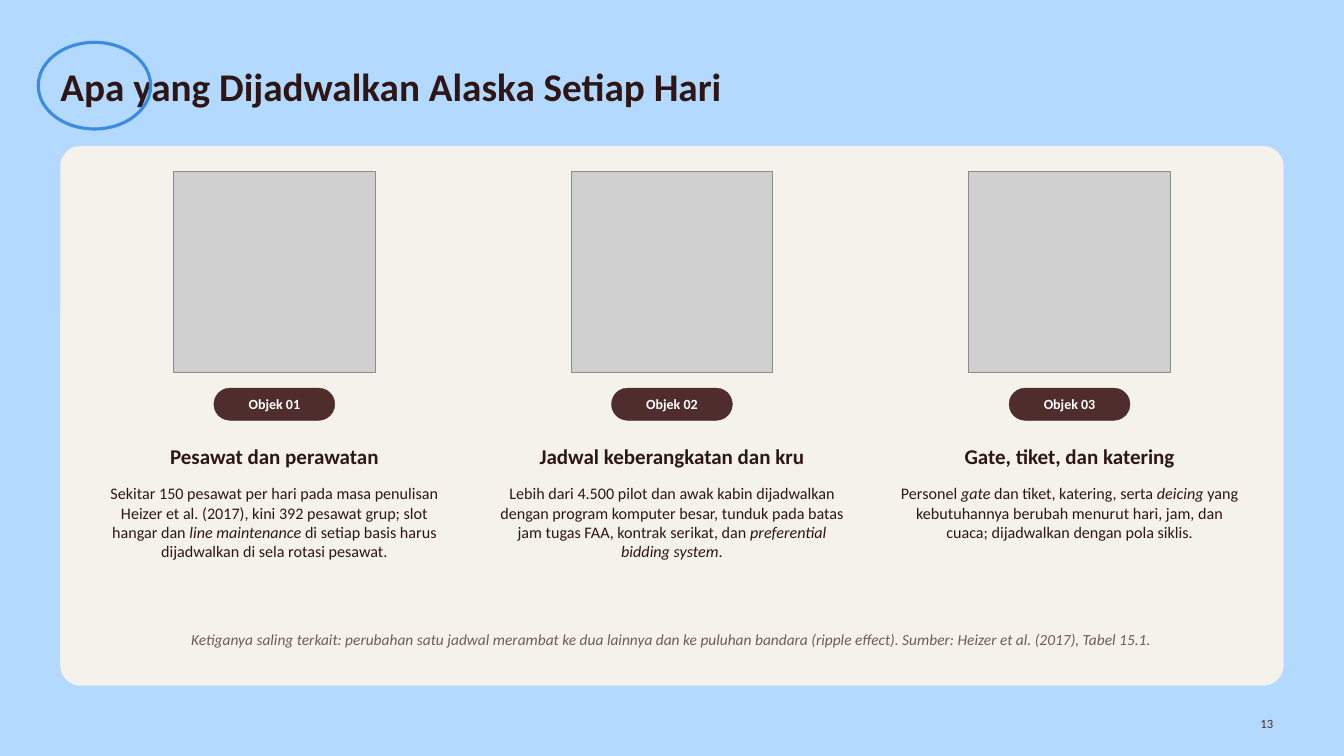
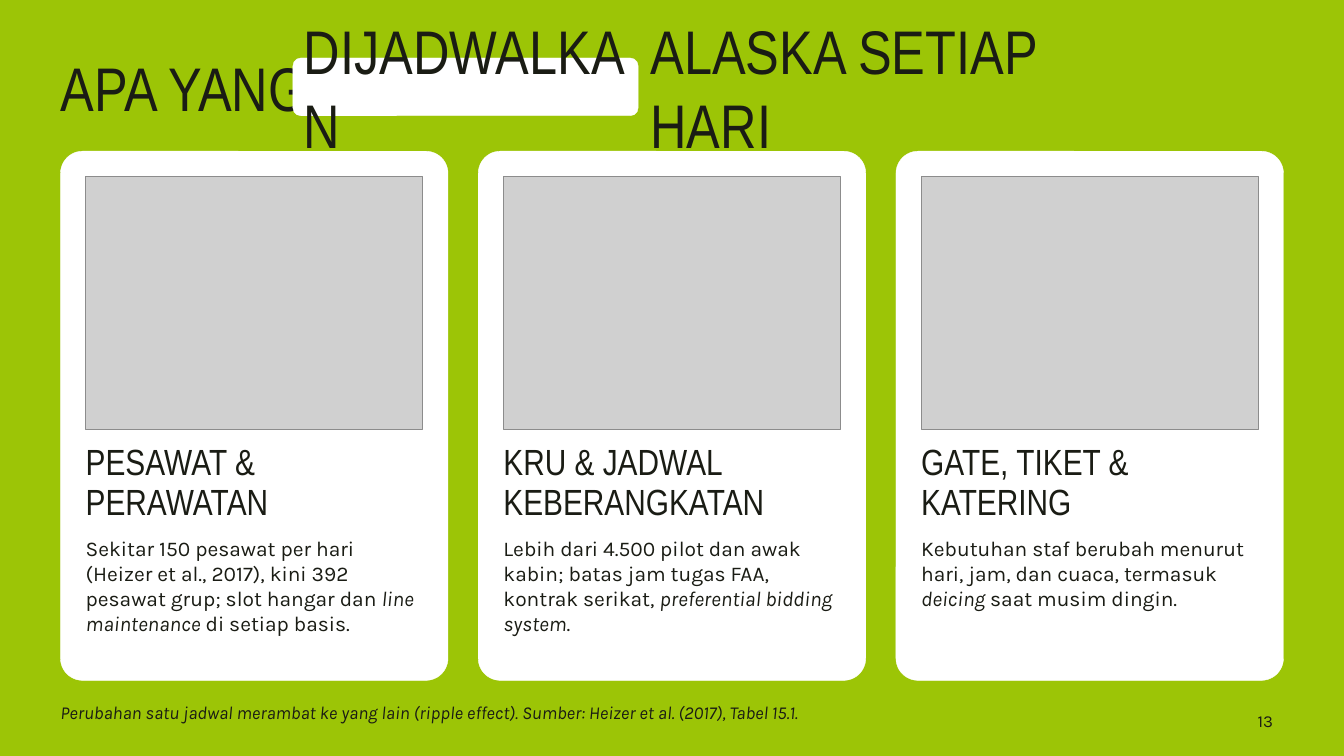
Before and after one commit to aslihabnuri/Dom-Manipulation, a slide deck: slide 13 of presentasi/Planning-and-Control_MRP-ERP-Scheduling_Alaska-Airlines.pptx. Drawn at 1344x756 pixels with LibreOffice and Linux fonts; fonts in the diff are those of the drawing; grey boxes stand for pictures. Boxes give left, top, right and bottom in pixels: in the first picture for what was removed or moved away, otherwise in the second. Text is boxed around its words. In the diff, an @@ line names an element or a change of style, - is before the commit and + after.

```diff
--- a/presentasi/Planning-and-Control_MRP-ERP-Scheduling_Alaska-Airlines.pptx
+++ b/presentasi/Planning-and-Control_MRP-ERP-Scheduling_Alaska-Airlines.pptx
@@ background #B3D9FE to #9CC506 @@
@@ ellipse removed at bbox=[38, 42, 150, 129] @@
@@ rounded rectangle added at bbox=[293, 57, 639, 115], fill #FFFFFF, outline #FFFFFF 0.25 pt @@
@@ text added at bbox=[304, 55, 658, 118], 44 pt, text #1A1C14 @@
+DIJADWALKAN
@@ text added at bbox=[651, 31, 1037, 160], 44 pt, text #1A1C14 @@
+ALASKA SETIAP HARI
@@ text at bbox=[60, 62, 307, 116]: text changed; size 28 to 44 pt; font Calibri to Arial Narrow; text colour #2E1616 to #1A1C14; bold off @@
-Apa yang Dijadwalkan Alaska Setiap Hari
+APA YANG
@@ rounded rectangle: place and size @@
-rounded rectangle at bbox=[214, 388, 335, 420]
+rounded rectangle at bbox=[60, 151, 448, 681]
@@ rounded rectangle at bbox=[60, 151, 448, 681]: fill #4F2D2C to #FFFFFF; outline #4F2D2C 0.25 pt to #FFFFFF 0.25 pt; proportions changed @@
@@ picture added at bbox=[86, 176, 422, 430] @@
@@ picture removed at bbox=[173, 171, 375, 373] @@
@@ rounded rectangle: place and size @@
-rounded rectangle at bbox=[60, 146, 1284, 686]
+rounded rectangle at bbox=[478, 151, 865, 681]
@@ rounded rectangle at bbox=[478, 151, 865, 681]: fill #F5F2EB to #FFFFFF; outline #F5F2EB 0.25 pt to #FFFFFF 0.25 pt; proportions changed @@
@@ picture added at bbox=[503, 176, 840, 430] @@
@@ picture removed at bbox=[572, 171, 773, 373] @@
@@ rounded rectangle added at bbox=[896, 151, 1284, 681], fill #FFFFFF, outline #FFFFFF 0.25 pt @@
@@ picture: place and size @@
-picture at bbox=[969, 171, 1171, 373]
+picture at bbox=[922, 176, 1258, 430]
@@ rounded rectangle removed at bbox=[612, 388, 733, 420] @@
@@ rounded rectangle removed at bbox=[1009, 388, 1130, 420] @@
@@ text removed at bbox=[249, 399, 300, 412] @@
-Objek 01
@@ text removed at bbox=[646, 399, 698, 412] @@
-Objek 02
@@ text removed at bbox=[1044, 399, 1095, 412] @@
-Objek 03
@@ text at bbox=[86, 449, 268, 515]: text changed; size 15 to 26 pt; font Calibri to Arial Narrow; text colour #2E1616 to #1A1C14; bold off @@
-Pesawat dan perawatan
+PESAWAT &
+PERAWATAN
@@ vertical alignment middle to top in 3 elements at bbox=[86, 449, 268, 515], bbox=[921, 449, 1101, 516], bbox=[503, 450, 764, 516] @@
@@ text at bbox=[921, 449, 1101, 516]: text changed; size 15 to 26 pt; font Calibri to Arial Narrow; text colour #2E1616 to #1A1C14; bold off @@
-Gate, tiket, dan katering
+GATE, TIKET &
+KATERING
@@ text at bbox=[503, 450, 764, 516]: text changed; size 15 to 26 pt; font Calibri to Arial Narrow; text colour #2E1616 to #1A1C14; bold off @@
-Jadwal keberangkatan dan kru
+KRU & JADWAL
+KEBERANGKATAN
@@ text at bbox=[86, 541, 414, 636]: text changed; size 11.5 to 15 pt; font Calibri to Karla; text colour #2E1616 to #1A1C14 @@
-Sekitar 150 pesawat per hari pada masa penulisan Heizer et al. (2017), kini 392 pesawat grup; slot hangar dan line maintenance di setiap basis harus dijadwalkan di sela rotasi pesawat.
+Sekitar 150 pesawat per hari (Heizer et al., 2017), kini 392 pesawat grup; slot hangar dan line maintenance di setiap basis.
@@ text at bbox=[503, 541, 832, 636]: text changed; size 11.5 to 15 pt; font Calibri to Karla; text colour #2E1616 to #1A1C14 @@
-Lebih dari 4.500 pilot dan awak kabin dijadwalkan dengan program komputer besar, tunduk pada batas jam tugas FAA, kontrak serikat, dan preferential bidding system.
+Lebih dari 4.500 pilot dan awak kabin; batas jam tugas FAA, kontrak serikat, preferential bidding system.
@@ text at bbox=[921, 541, 1244, 611]: text changed; size 11.5 to 15 pt; font Calibri to Karla; text colour #2E1616 to #1A1C14 @@
-Personel gate dan tiket, katering, serta deicing yang kebutuhannya berubah menurut hari, jam, dan cuaca; dijadwalkan dengan pola siklis.
+Kebutuhan staf berubah menurut hari, jam, dan cuaca, termasuk deicing saat musim dingin.
@@ text at bbox=[60, 706, 798, 724]: text changed; size 11 to 13 pt; font Calibri to Karla; text colour #6E5A5A to #1A1C14 @@
-Ketiganya saling terkait: perubahan satu jadwal merambat ke dua lainnya dan ke puluhan bandara (ripple effect). Sumber: Heizer et al. (2017), Tabel 15.1.
+Perubahan satu jadwal merambat ke yang lain (ripple effect). Sumber: Heizer et al. (2017), Tabel 15.1.
@@ page number at bbox=[1258, 716, 1273, 727]: size 9 to 12 pt, font Calibri to Karla, text colour #4F2D2C to #1A1C14 @@
```
Also in this commit, not shown: 18 other slides changed, 1 slide added, 1 slide removed, 20 other files.
